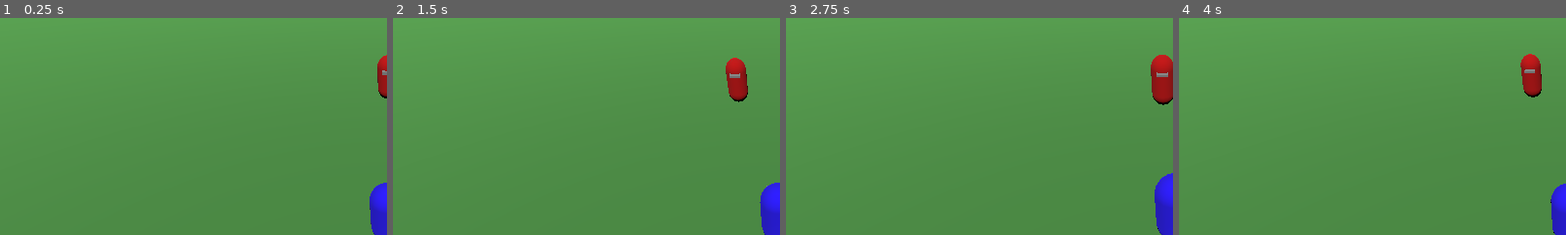
Above: before the commit, frames 1-4 (left to right).
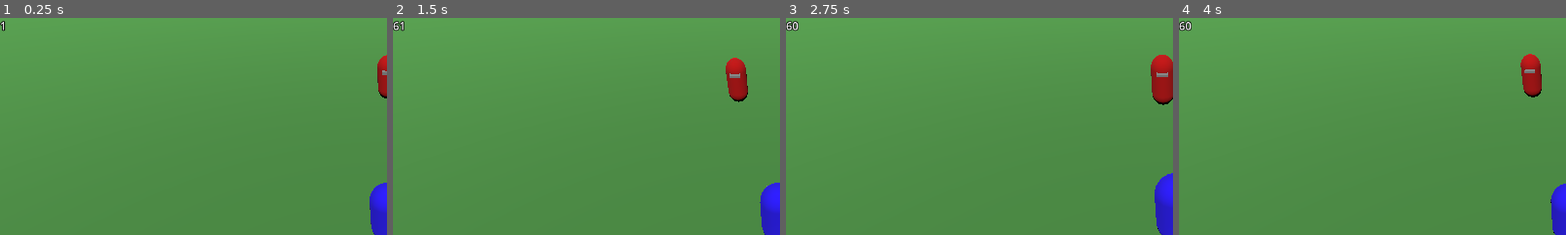
Above: after the commit, the same moments.

Repository: vitorreao/dungeon_walkers
Game: Godot game, scene res://levels/Level.tscn
The game is run twice, just before and just after one commit, with the same random seed, the same clock (stepped at 60 frames per second) and the same inputs.
Inputs (mouse positions are % of the whole screen's width and height, from its top left):
- Up to frame 1 (0.25 s): no input
- Up to frame 2 (1.5 s): tap Enter at 0.5 s; move the mouse to (72, 45) at 0.52 s; press the mouse at (72, 45) at 0.53 s; move the mouse to (30, 55) at 1.27 s; release the mouse at (30, 55) at 1.28 s; right-click (30, 55) at 1.35 s; click (30, 55) at 1.42 s
- Up to frame 3 (2.75 s): move the mouse to (60, 28) at 2.02 s; tap Mouse wheel up (Zoom In) at 2.1 s; click (60, 28) at 2.17 s
- Up to frame 4 (4 s): move the mouse to (45, 70) at 2.77 s; tap Mouse wheel down (Zoom Out) at 2.85 s; click (45, 70) at 2.92 s; move the mouse to (80, 65) at 3.52 s; press the mouse at (80, 65) at 3.53 s
The pictures show only the part of the screen within x 0-50%, y 0-50%; the shares and areas given below are measured in that part.

The runs differ from the first frame. In frame 1, less than 0.1% of the frame differs, in the area x 0-2%, y 1-7%; in frame 2, 0.1%; in frame 3, 0.1%, in the area x 0-4%, y 1-7%; in frame 4, 0.1%.

Commit message:
Add FPS counter
This diff adds a new Label node to the Level scene, which displays the
current FPS count. This will be interesting to have and check that the
game is performing good.

Diff:
--- /dev/null
+++ b/debug/fps_counter.gd
@@ -0,0 +1,5 @@
+extends Label
+
+# Called every frame. 'delta' is the elapsed time since the previous frame.
+func _process(delta):
+	text = str(Engine.get_frames_per_second())
--- a/levels/Level.tscn
+++ b/levels/Level.tscn
@@ -1,10 +1,11 @@
-[gd_scene load_steps=10 format=3 uid="uid://b0mf5gg6l0r3u"]
+[gd_scene load_steps=11 format=3 uid="uid://b0mf5gg6l0r3u"]
 
 [ext_resource type="PackedScene" uid="uid://dr2ubgu5wvvbs" path="res://characters/player.tscn" id="1_g7hte"]
 [ext_resource type="Script" path="res://character_controller/camera_movement.gd" id="2_rhs70"]
 [ext_resource type="Script" path="res://character_controller/nav_target.gd" id="3_3qtcu"]
 [ext_resource type="PackedScene" uid="uid://otgi5fybyx3n" path="res://character_controller/player_targeting.tscn" id="3_gn0hq"]
 [ext_resource type="PackedScene" uid="uid://bmnfy23e32utp" path="res://characters/mob.tscn" id="5_wm37a"]
+[ext_resource type="Script" path="res://debug/fps_counter.gd" id="6_q5cf8"]
 
 [sub_resource type="BoxShape3D" id="BoxShape3D_8q22m"]
 size = Vector3(100, 1, 100)
@@ -22,7 +23,7 @@
 material = SubResource("StandardMaterial3D_82lx2")
 size = Vector2(100, 100)
 
-[node name="Level" type="Node3D"]
+[node name="Main" type="Node3D"]
 
 [node name="Player" parent="." instance=ExtResource("1_g7hte")]
 
@@ -54,6 +55,21 @@
 [node name="mob" parent="." instance=ExtResource("5_wm37a")]
 transform = Transform3D(-1, 0, -8.74228e-08, 0, 1, 0, 8.74228e-08, 0, -1, 0, 0, -9.64112)
 
+[node name="UserInterface" type="Control" parent="."]
+layout_mode = 3
+anchors_preset = 0
+offset_right = 40.0
+offset_bottom = 40.0
+
+[node name="FPS" type="Label" parent="UserInterface"]
+layout_mode = 0
+offset_right = 40.0
+offset_bottom = 23.0
+theme_override_colors/font_outline_color = Color(0, 0, 0, 1)
+theme_override_constants/outline_size = 5
+text = "60"
+script = ExtResource("6_q5cf8")
+
 [connection signal="navigation_finished" from="Player" to="PlayerTargeting" method="_on_player_reached_target"]
 [connection signal="mouse_motion" from="Ground" to="PlayerTargeting" method="_on_target_mouse_motion"]
 [connection signal="new_nav_target" from="PlayerTargeting" to="Player" method="_on_new_nav_target"]
